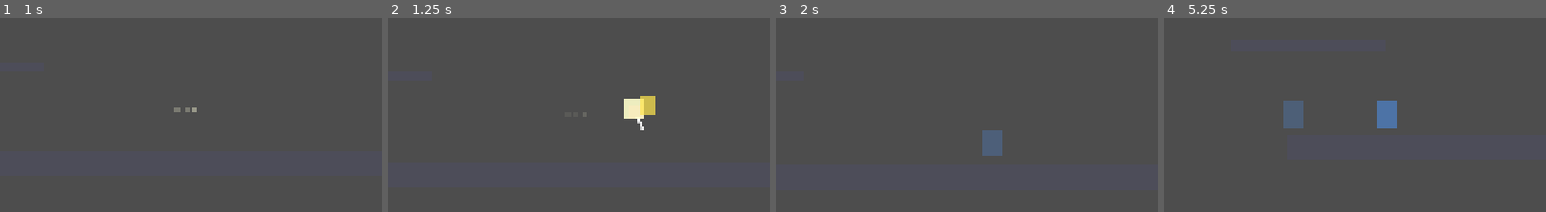
Above: before the commit, frames 1-4 (left to right).
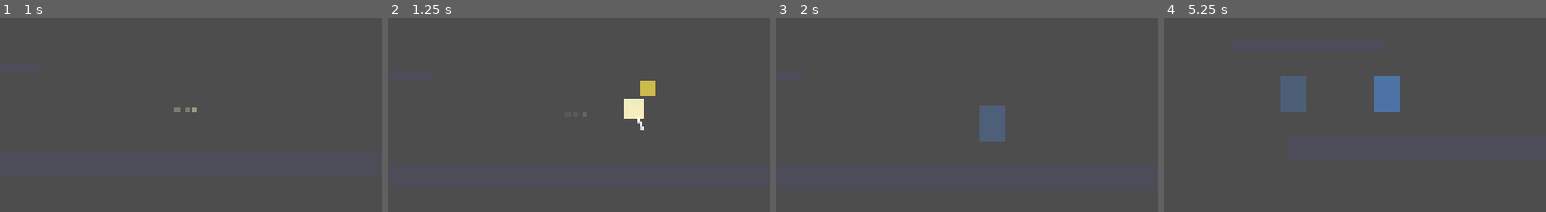
Above: after the commit, the same moments.

Repository: kenttulaine-sy/Smash-clone
Game: Godot game, scene res://scenes/main_v2.tscn
Same seed, same stepped clock (60 frames per second), same inputs: the game is played once before the commit and once after it.
Inputs:
- Up to frame 1 (1 s): tap Enter at 0.5 s; hold D (p1_right) from 0.53 s (still down); tap J (p1_attack) at 0.6 s; tap W (p1_jump) at 0.77 s
- Up to frame 2 (1.25 s): keep holding D (p1_right)
- Up to frame 3 (2 s): release D (p1_right) at 1.28 s; hold S (p1_down) from 1.28 s (still down); tap L (p1_shield) at 1.35 s; tap W (p1_jump) at 1.52 s
- Up to frame 4 (5.25 s): release S (p1_down) at 2.03 s; hold D (p1_right) 2.03-3.53 s; tap K (p2_attack) at 2.1 s; tap Down (p2_down) at 2.85 s; tap W (p1_jump) at 3.02, 3.77, 4.52 s; hold Left (p2_left) 3.53-4.28 s; hold A (p1_left) 3.53-5.03 s; tap Right (p2_right) at 4.35 s; hold S (p1_down) from 5.03 s (still down); tap J (p1_attack) at 5.1 s
The pictures show only the part of the screen within x 20-70%, y 24-74%; the shares and areas given below are measured in that part.

Frame 1 is identical in both runs. In frame 2, 0.7% of the frame differs, in the area x 66-70%, y 32-50%; in frame 3, 1.3%; in frame 4, 2.8%, in the area x 30-62%, y 29-57%.

Commit message:
Fix visual alignment: sprite positioning, facing offset, shield/impact positions

Diff:
--- a/scripts/player_v2.gd
+++ b/scripts/player_v2.gd
@@ -246,12 +246,12 @@
 	print("Player ", player_id, ": Single WarriorSprites instance created")
 
 func setup_shield() -> void:
-	"""Create visual shield effect - scaled for new sprite size"""
+	"""Create visual shield effect - positioned to match warrior sprite center"""
 	shield_node = ColorRect.new()
 	shield_node.name = "ShieldVisual"
 	shield_node.color = Color(0.3, 0.6, 1.0, 0.5)  # Blue translucent
-	shield_node.size = Vector2(40, 50)  # Scaled down for 1.5x sprites
-	shield_node.position = Vector2(-20, -35)
+	shield_node.size = Vector2(50, 70)  # Size to match warrior proportions at 1.5x scale
+	shield_node.position = Vector2(-25, -85)  # Centered above origin, matching warrior
 	shield_node.visible = false
 	add_child(shield_node)
 
@@ -864,8 +864,8 @@
 
 func spawn_punch_impact(target_pos: Vector2, facing_right: bool) -> void:
 	"""Spawn punch impact effect at target position with directional offset"""
-	# Calculate offset based on facing direction (spawn slightly in front of target)
-	var offset = Vector2(25 if facing_right else -25, -10)  # Offset to side and up slightly
+	# Calculate offset based on facing direction (spawn at torso height)
+	var offset = Vector2(25 if facing_right else -25, -45)  # Offset to side and to torso height
 	var spawn_pos = target_pos + offset
 
 	# Create impact visual
@@ -1080,13 +1080,16 @@
 	if old_facing != facing_right:
 		print("Player ", player_id, " FACING CHANGED: ", old_facing, " -> ", facing_right)
 
-	# Update 2D visuals (hidden but kept for compatibility)
-	visuals.scale.x = 1 if facing_right else -1
-
 	# Update warrior visuals - flip sprite based on facing direction
+	# Do NOT scale visuals - that causes offset drift
 	var warrior = visuals.get_node_or_null("WarriorSprites")
 	if warrior and warrior.has_method("set_facing_right"):
 		warrior.set_facing_right(facing_right)
+
+	# Keep old visuals hidden (for compatibility only, don't flip them)
+	for child in visuals.get_children():
+		if child.name != "WarriorSprites" and child is ColorRect:
+			child.visible = false
 
 func force_facing_check() -> void:
 	"""Force facing update after opponent is found - ensures correct initial facing"""
--- a/scripts/warrior_sprite_loader.gd
+++ b/scripts/warrior_sprite_loader.gd
@@ -32,7 +32,10 @@
 	animated_sprite = AnimatedSprite2D.new()
 	animated_sprite.name = "AnimatedSprite2D"
 	animated_sprite.scale = Vector2(sprite_scale, sprite_scale)
-	animated_sprite.position = Vector2(0, -30)  # Offset so feet are at origin (adjusted for smaller scale)
+	# Position so feet touch ground at node origin
+	# Sprite is 192px tall, scaled by sprite_scale, so center should be at -height/2
+	var sprite_height = 192.0 * sprite_scale
+	animated_sprite.position = Vector2(0, -sprite_height * 0.5)  # Center sprite above origin
 	add_child(animated_sprite)
 
 	sprite_frames = SpriteFrames.new()
